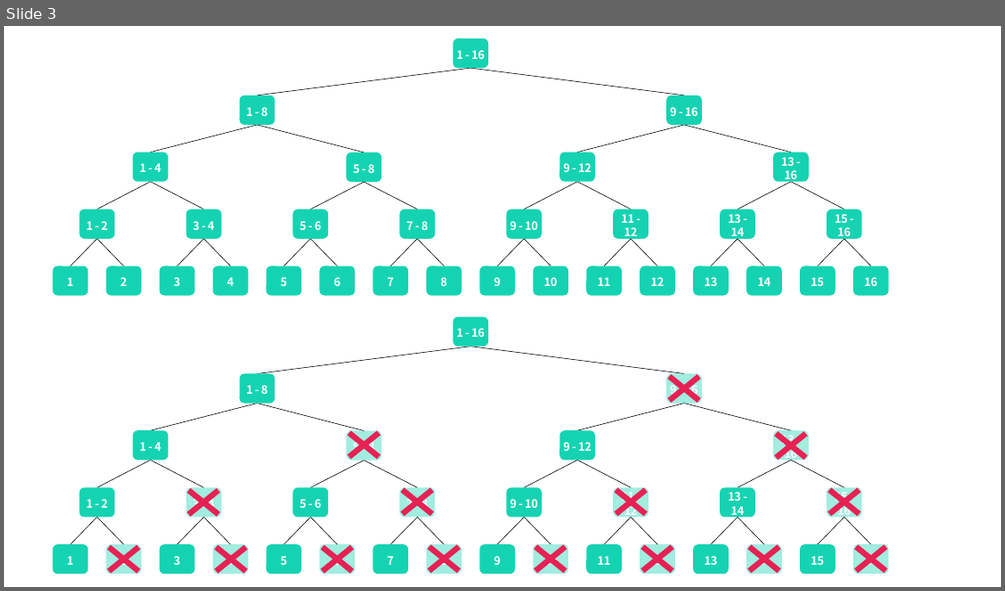
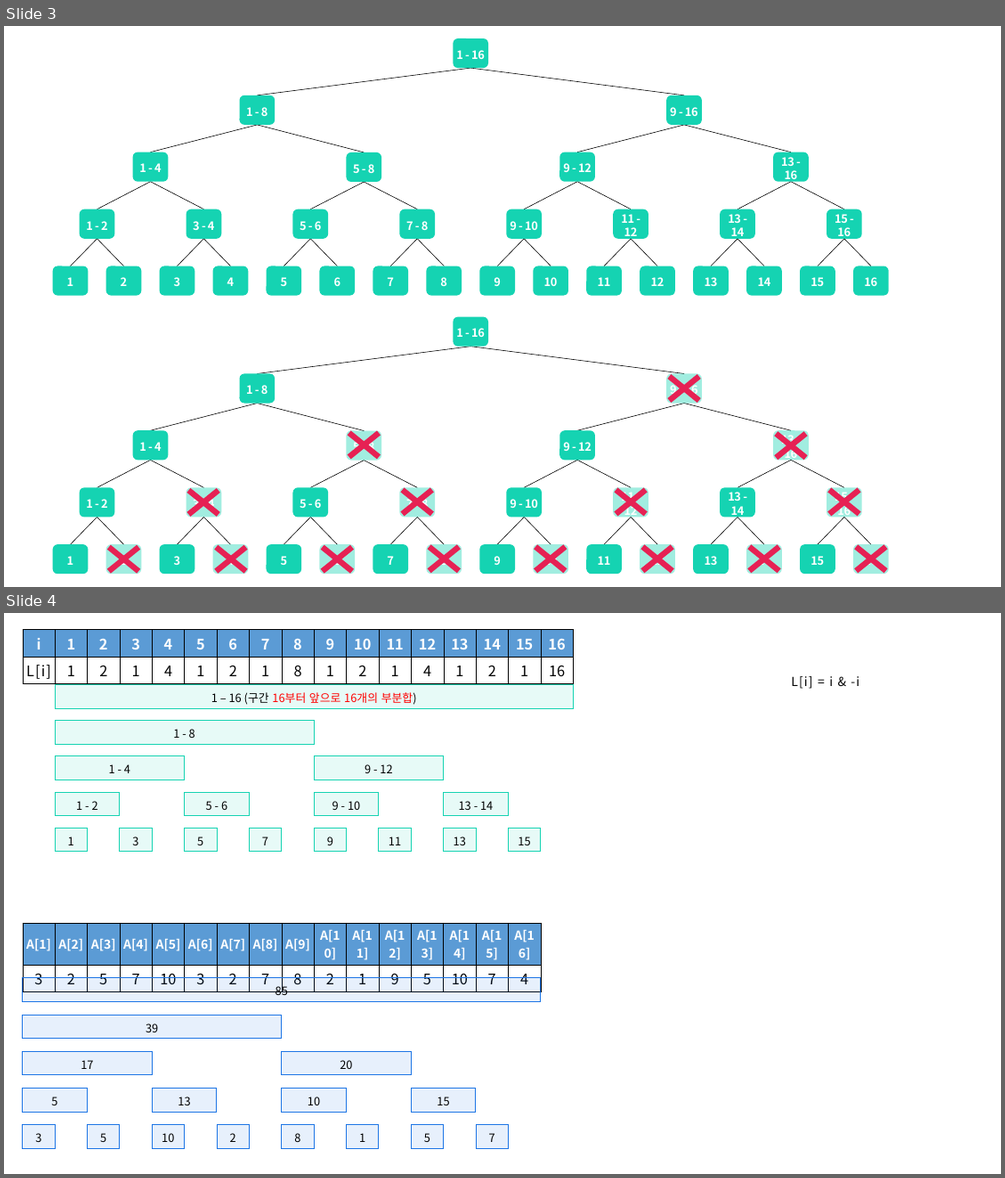
Before and after one commit to siwon-park/Algorithm-DataStructure, a slide deck: 99_PPT이미지/pptx.pptx. Shown one above the other, each under a label of ours: slide 3 before the commit, slides 3 and 4 after it. The pictures are 1005x591 and 1005x1178 pixels, drawn with LibreOffice and Linux fonts; fonts in the diff are those of the drawing. Boxes give left, top, right and bottom in pixels: in the first picture for what was removed or moved away, otherwise in the second. Text is boxed around its words. In the diff, an @@ line names an element or a change of style, - is before the commit and + after.

```diff
--- a/99_PPT이미지/pptx.pptx
+++ b/99_PPT이미지/pptx.pptx
@@ slide 4 added at box(4, 613, 1001, 1174), background #FFFFFF @@
@@ table added at box(23, 629, 569, 682), 2 rows, 17 columns @@
+i | 1 | 2 | 3 | 4 | 5 | 6 | 7 | 8 | 9 | 10 | 11 | 12 | 13 | 14 | 15 | 16
+L[i] | 1 | 2 | 1 | 4 | 1 | 2 | 1 | 8 | 1 | 2 | 1 | 4 | 1 | 2 | 1 | 16
@@ rectangle added at box(55, 685, 573, 708), fill #15D3B2 at 10% opacity, outline #15D3B2 0.75 pt, 11 pt, text #FF0000 @@
+1 – 16 (구간 16부터 앞으로 16개의 부분합)
@@ text added at box(791, 676, 859, 689), 12 pt, text #000000 @@
+L[i] = i & -i
@@ rectangle added at box(55, 721, 314, 744), fill #15D3B2 at 10% opacity, outline #15D3B2 0.75 pt, 11 pt, text #000000 @@
+1 - 8
@@ rectangle added at box(55, 756, 184, 779), fill #15D3B2 at 10% opacity, outline #15D3B2 0.75 pt, 11 pt, text #000000 @@
+1 - 4
@@ rectangle added at box(314, 756, 443, 779), fill #15D3B2 at 10% opacity, outline #15D3B2 0.75 pt, 11 pt, text #000000 @@
+9 - 12
@@ group added at box(55, 792, 509, 815): 4 rectangles @@
+1 - 2
+5 - 6
+9 - 10
+13 - 14
@@ group added at box(55, 827, 540, 851): 8 rectangles @@
+1
+3
+5
+7
+9
+11
+13
+15
@@ table added at box(23, 923, 537, 988), 2 rows, 16 columns @@
+A[1] | A[2] | A[3] | A[4] | A[5] | A[6] | A[7] | A[8] | A[9] | A[10] | A[11] | A[12] | A[13] | A[14] | A[15] | A[16]
+3 | 2 | 5 | 7 | 10 | 3 | 2 | 7 | 8 | 2 | 1 | 9 | 5 | 10 | 7 | 4
@@ rectangle added at box(23, 978, 541, 1001), fill #1D75E5 at 10% opacity, outline #1D75E5 0.75 pt, 11 pt, text #000000 @@
+85
@@ rectangle added at box(23, 1014, 282, 1038), fill #1D75E5 at 10% opacity, outline #1D75E5 0.75 pt, 11 pt, text #000000 @@
+39
@@ rectangle added at box(23, 1051, 152, 1074), fill #1D75E5 at 10% opacity, outline #1D75E5 0.75 pt, 11 pt, text #000000 @@
+17
@@ rectangle added at box(282, 1051, 411, 1074), fill #1D75E5 at 10% opacity, outline #1D75E5 0.75 pt, 11 pt, text #000000 @@
+20
@@ group added at box(23, 1088, 476, 1111): 4 rectangles @@
+5
+13
+10
+15
@@ group added at box(23, 1125, 508, 1148): 8 rectangles @@
+3
+5
+10
+2
+8
+1
+5
+7
```
Also in this commit, not shown: 3 other slides added, 2 other files.
